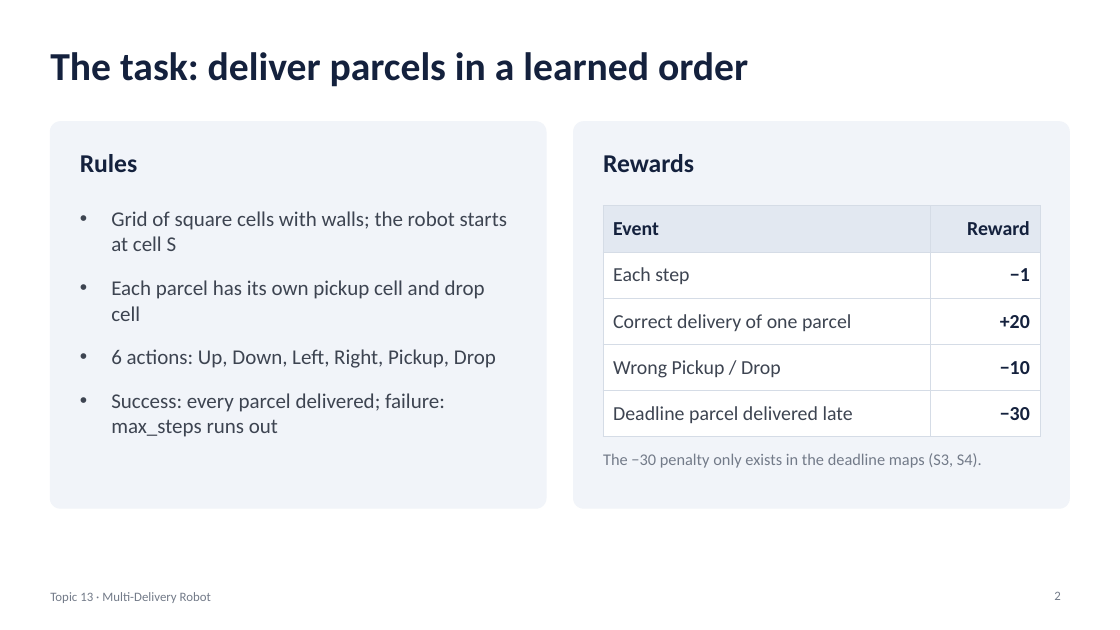
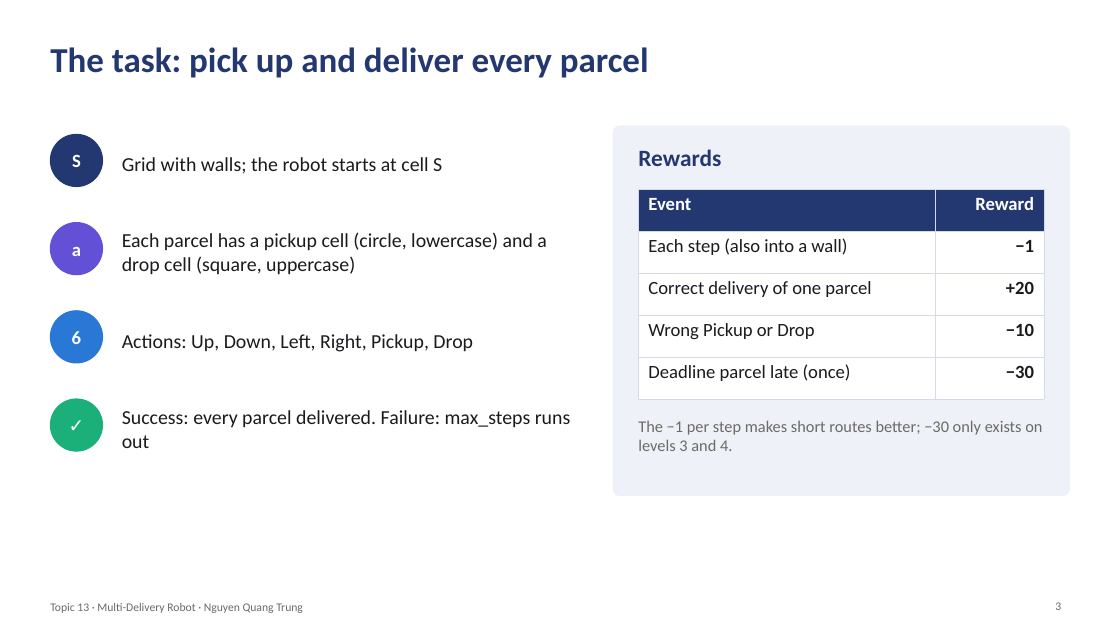
Before and after one commit to Qwup2112/multi-delivery-robot-rl, a slide deck: slide 3 of Nguyen_Quang_Trung-22011211/Slides_Topic13_MultiDeliveryRobot.pptx (slide 2 before the commit). Drawn at 1120x630 pixels with LibreOffice and Linux fonts; fonts in the diff are those of the drawing; background and template pictures are left out. Boxes give left, top, right and bottom in pixels: in the first picture for what was removed or moved away, otherwise in the second. Text is boxed around its words. In the diff, an @@ line names an element or a change of style, - is before the commit and + after.

```diff
--- a/Nguyen_Quang_Trung-22011211/Slides_Topic13_MultiDeliveryRobot.pptx
+++ b/Nguyen_Quang_Trung-22011211/Slides_Topic13_MultiDeliveryRobot.pptx
@@ title at [50,47,649,78]: text changed; size 34 to 30 pt; text colour #14213D to #233871 @@
-The task: deliver parcels in a learned order
+The task: pick up and deliver every parcel
@@ rounded rectangle removed at [50,122,546,508] @@
@@ ellipse added at [50,134,103,187], fill #233871, outline #233871 1 pt @@
@@ rounded rectangle: place and size @@
-rounded rectangle at [574,122,1070,508]
+rounded rectangle at [613,126,1070,496]
@@ rounded rectangle at [613,126,1070,496]: fill #F1F4F9 to #EEF1F7; outline #F1F4F9 1 pt to #EEF1F7 1 pt; proportions changed @@
@@ text "Rewards": place and size @@
-text "Rewards" at [603,154,694,172]
+text "Rewards" at [638,149,721,166]
@@ text "Rewards" at [638,149,721,166]: size 22 to 20 pt, text colour #14213D to #233871 @@
@@ text added at [72,154,81,167], 16 pt, text #FFFFFF, bold @@
+S
@@ text removed at [80,154,138,172] @@
-Rules
@@ text added at [122,157,442,174], 17 pt, text #1B1B1F @@
+Grid with walls; the robot starts at cell S
@@ table at [639,189,1044,385] @@
-row 2, column 1: Each step
+row 2, column 1: Each step (also into a wall)
-row 4, column 1: Wrong Pickup / Drop
+row 4, column 1: Wrong Pickup or Drop
-row 5, column 1: Deadline parcel delivered late
+row 5, column 1: Deadline parcel late (once)
@@ fill #E2E8F1 to #233871 in row 1 @@
@@ size 17 to 16 pt in "Event", "Reward", "−1", "Correct delivery of one parcel" and 3 more places @@
@@ text colour #14213D to #FFFFFF in "Event", "Reward" @@
@@ text colour #14213D to #1B1B1F in "−1", "+20", "−10", "−30" @@
@@ text colour #3D4451 to #1B1B1F in "Correct delivery of one parcel" @@
@@ borders changed @@
@@ table: place and size @@
-table at [603,206,1040,437]
+table at [639,189,1044,385]
@@ ellipse added at [50,223,103,275], fill #6250D6, outline #6250D6 1 pt @@
@@ text removed at [111,211,507,437] @@
-• Grid of square cells with walls; the robot starts at cell S
-• Each parcel has its own pickup cell and drop cell
-• 6 actions: Up, Down, Left, Right, Pickup, Drop
-• Success: every parcel delivered; failure: max_steps runs out
@@ text added at [122,232,547,275], 17 pt, text #1B1B1F @@
+Each parcel has a pickup cell (circle, lowercase) and a drop cell (square, uppercase)
@@ text added at [72,247,81,256], 16 pt, text #FFFFFF, bold @@
+a
@@ ellipse added at [50,311,103,363], fill #2A78D6, outline #2A78D6 1 pt @@
@@ text added at [72,331,81,344], 16 pt, text #FFFFFF, bold @@
+6
@@ text added at [122,334,473,352], 17 pt, text #1B1B1F @@
+Actions: Up, Down, Left, Right, Pickup, Drop
@@ ellipse added at [50,399,103,451], fill #1BAF7A, outline #1BAF7A 1 pt @@
@@ text added at [50,399,103,451], 16 pt, text #FFFFFF, bold @@
+✓
@@ text added at [122,410,571,448], 17 pt, text #1B1B1F @@
+Success: every parcel delivered. Failure: max_steps runs out
@@ text at [638,420,1042,451]: text changed; text colour #737B89 to #6B6A66 @@
-The −30 penalty only exists in the deadline maps (S3, S4).
+The −1 per step makes short routes better; −30 only exists on levels 3 and 4.
@@ page number removed at [1054,592,1060,600] @@
-2
@@ text at [50,603,303,613]: text changed; size 11 to 10 pt; text colour #737B89 to #6B6A66 @@
-Topic 13 · Multi-Delivery Robot
+Topic 13 · Multi-Delivery Robot · Nguyen Quang Trung
@@ page number added at [1055,602,1061,610], 10 pt, text #6B6A66 @@
+3
```
Also in this commit, not shown: 11 other slides changed, 8 slides added, 9 slides removed, 1 other file.
